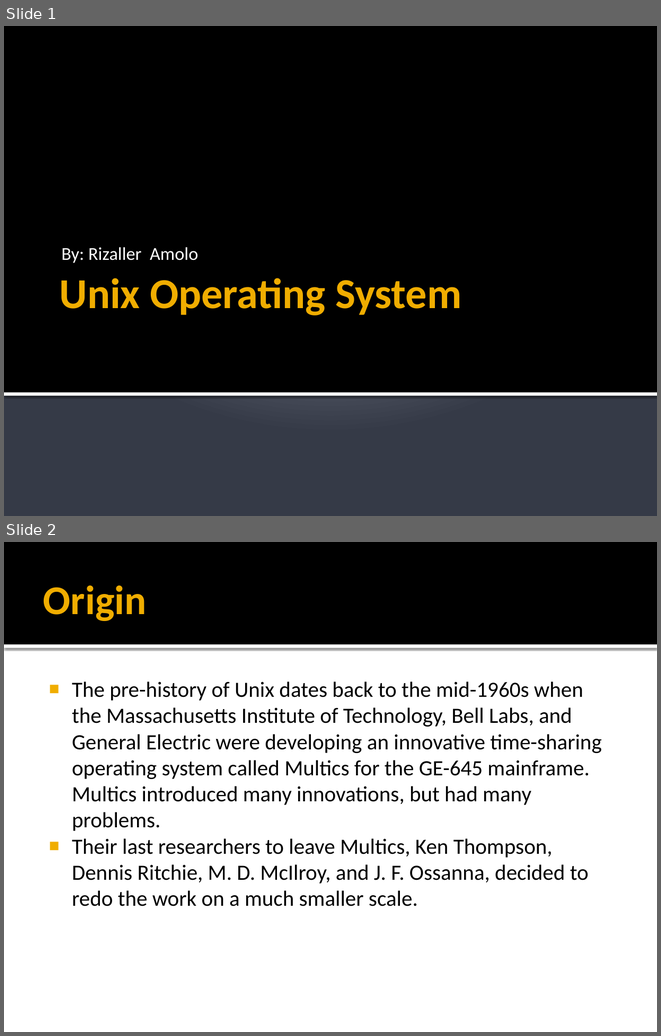
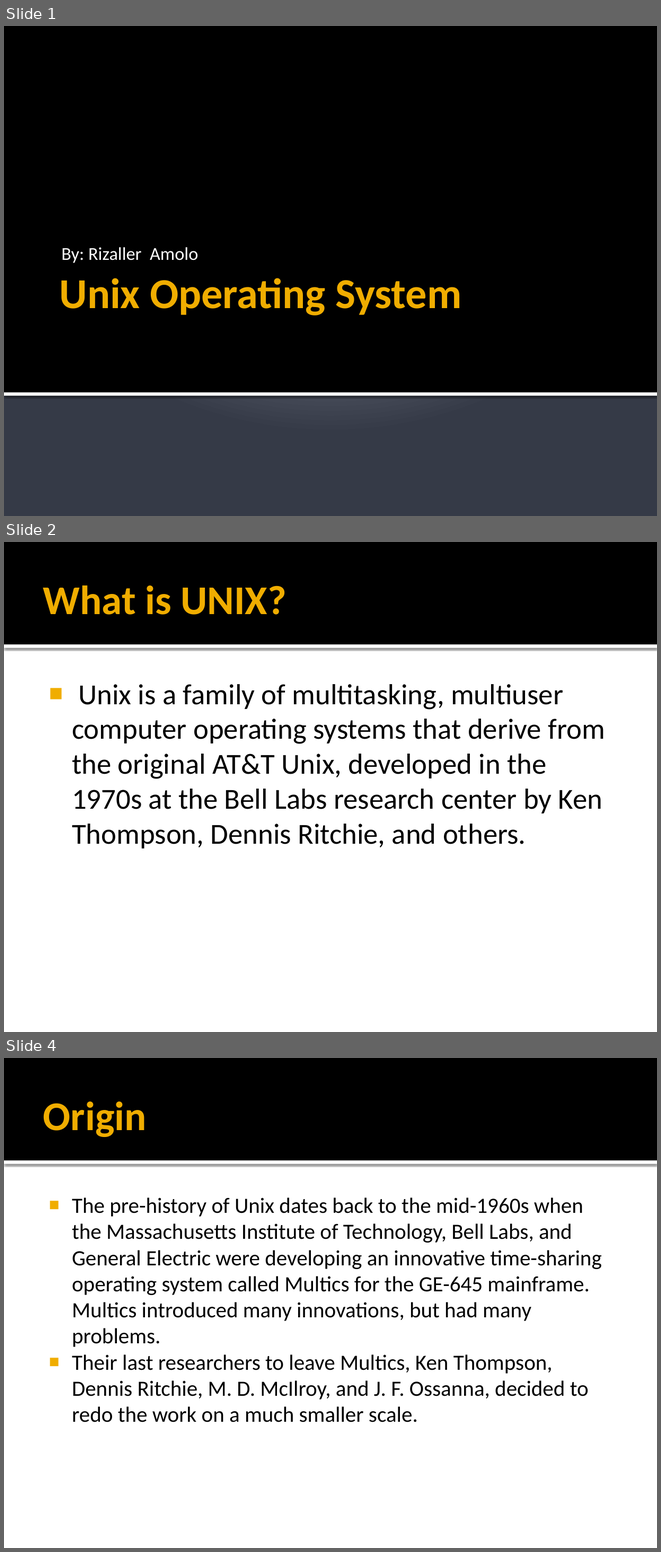
Before and after one commit to Z0ku/CS2202, a slide deck: Unix Operating System.pptx. Shown one above the other, each under a label of ours: slides 1 and 2 before the commit, slides 1, 2 and 4 after it; the slides between them are not shown. The pictures are 661x1036 and 661x1552 pixels, drawn with LibreOffice and Linux fonts; fonts in the diff are those of the drawing. Boxes give left, top, right and bottom in pixels: in the first picture for what was removed or moved away, otherwise in the second. Text is boxed around its words. In the diff, an @@ line names an element or a change of style, - is before the commit and + after.

```diff
--- a/Unix Operating System.pptx
+++ b/Unix Operating System.pptx
@@ slide 2 added at box(4, 542, 657, 1032), background #FFFFFF; not listed: 2 template elements that a slide beside it also shows @@
@@ title added at box(43, 585, 286, 615), 45 pt, text #F0AD00, bold @@
+What is UNIX?
@@ text added at box(72, 684, 605, 848), 32 pt, text #000000 @@
+■ Unix is a family of multitasking, multiuser computer operating systems that derive from the original AT&T Unix, developed in the 1970s at the Bell Labs research center by Ken Thompson, Dennis Ritchie, and others.
@@ what was slide 2 is now slide 4 @@
```
Also in this commit, not shown: 9 slides changed, 2 other slides added, 1 other file.
